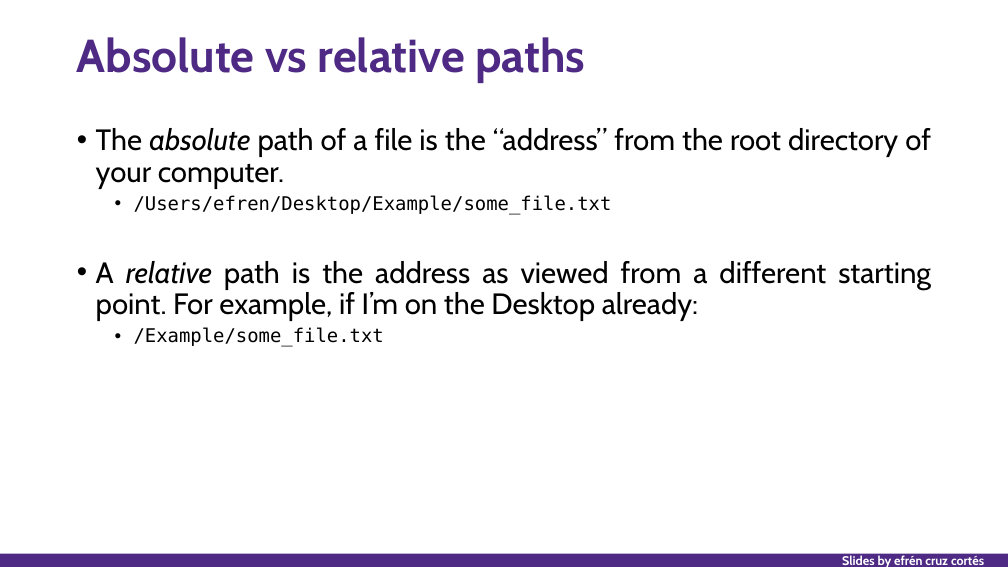
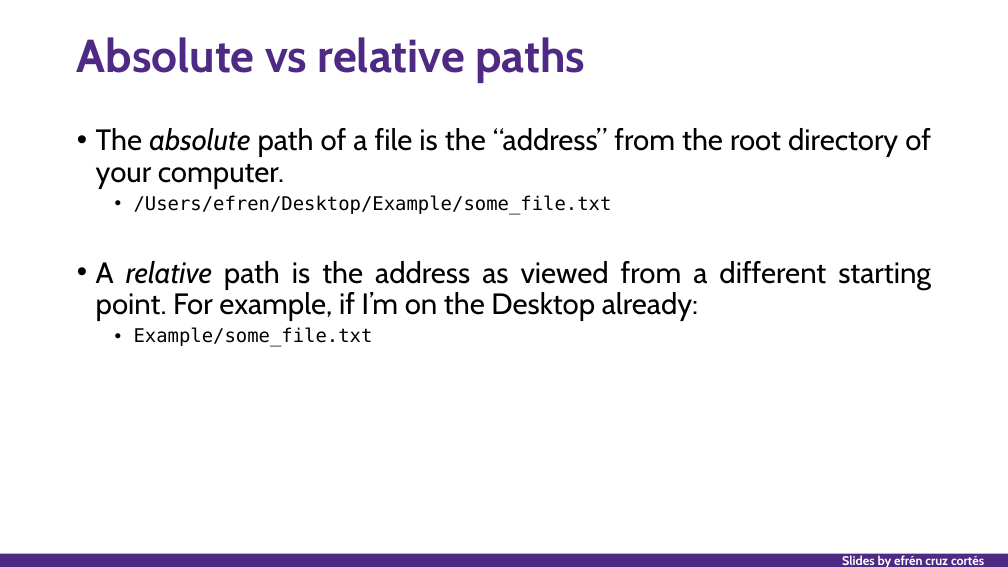
Before and after one commit to nuitrcs/researchers_guide_to_code_organization, a slide deck: slide 34 of researchers_guide_to_code_organization_day_1.pptx. Drawn at 1008x567 pixels with LibreOffice and Linux fonts; fonts in the diff are those of the drawing. Boxes give left, top, right and bottom in pixels: in the first picture for what was removed or moved away, otherwise in the second. Text is boxed around its words. In the diff, an @@ line names an element or a change of style, - is before the commit and + after.

```diff
--- a/researchers_guide_to_code_organization_day_1.pptx
+++ b/researchers_guide_to_code_organization_day_1.pptx
@@ text at (x1=134, y1=327, x2=373, y2=347): text changed @@
-  • /Example/some_file.txt
+  • Example/some_file.txt
```
Also in this commit, not shown: 13 other slides changed, 5 slides added, 7 other files.
